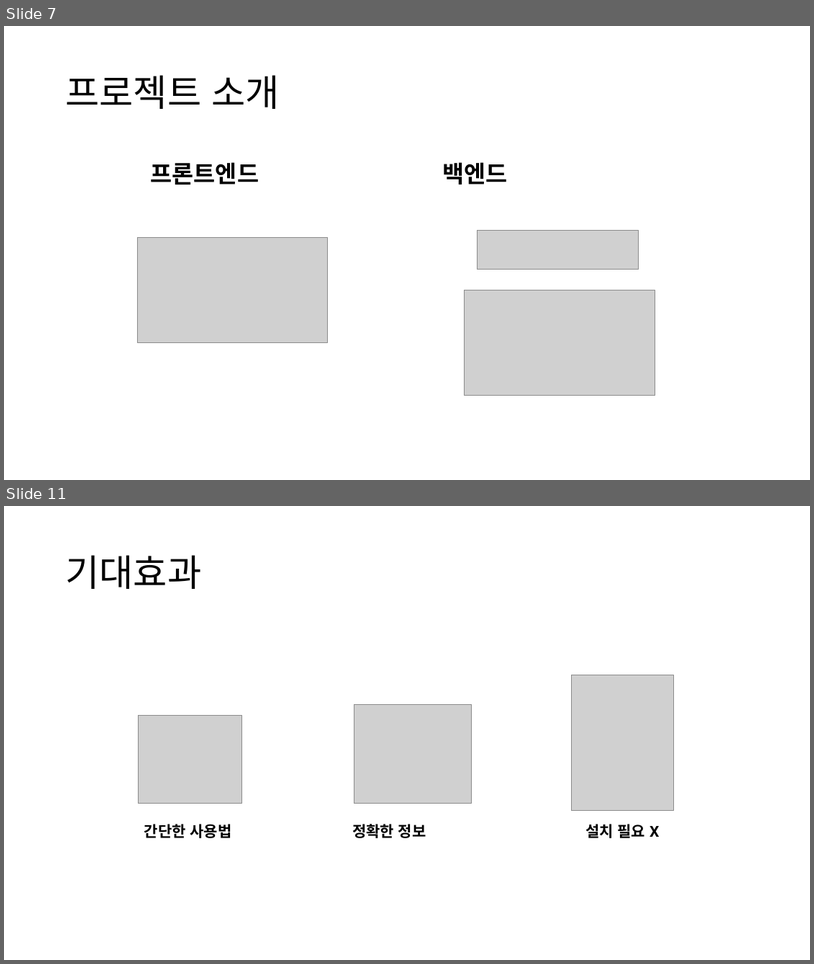
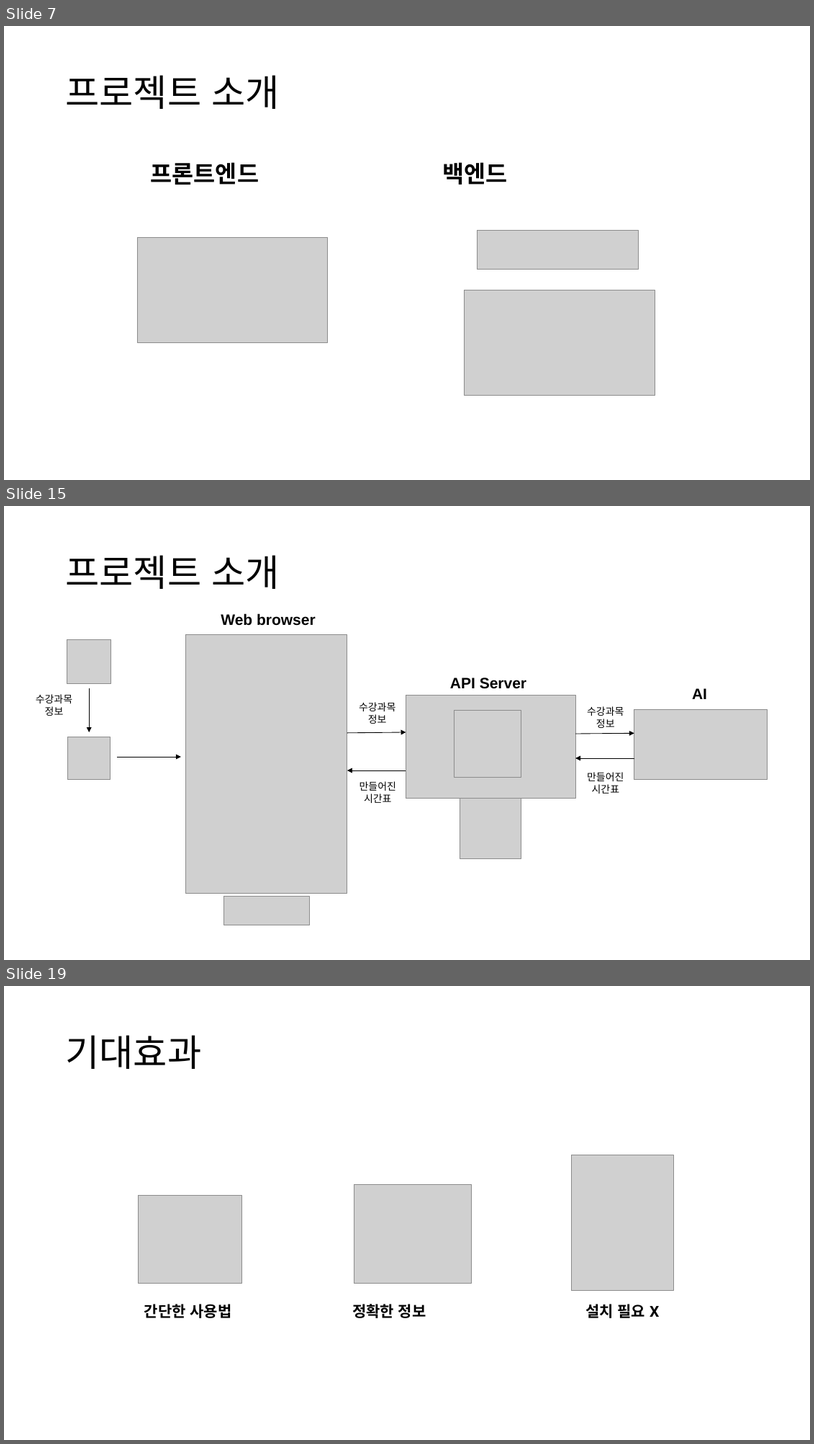
Before and after one commit to gichangee/chat-gpt-timetable, a slide deck: docs/중간발표자료.pptx. Shown one above the other, each under a label of ours: slides 7 and 11 before the commit, slides 7, 15 and 19 after it; the slides between them are not shown. The pictures are 814x964 and 814x1444 pixels, drawn with LibreOffice and Linux fonts; fonts in the diff are those of the drawing; grey boxes stand for pictures. Boxes give left, top, right and bottom in pixels: in the first picture for what was removed or moved away, otherwise in the second. Text is boxed around its words. In the diff, an @@ line names an element or a change of style, - is before the commit and + after.

```diff
--- a/docs/중간발표자료.pptx
+++ b/docs/중간발표자료.pptx
@@ slide 15 added at [4, 506, 810, 960], background #FFFFFF @@
@@ title added at [65, 555, 280, 589], 44 pt, text #000000 @@
+프로젝트 소개
@@ text added at [221, 613, 316, 626], 18 pt, text #000000, bold @@
+Web browser
@@ picture added at [186, 635, 347, 893] @@
@@ picture added at [67, 640, 111, 684] @@
@@ text added at [450, 677, 527, 689], 18 pt, text #000000, bold @@
+API Server
@@ text added at [36, 694, 72, 716], 12 pt, text #000000 @@
+수강과목
+정보
@@ arrow added from (89, 688) to (89, 732), #000000 0.75 pt @@
@@ picture added at [406, 695, 576, 798] @@
@@ text added at [692, 688, 707, 699], 18 pt, text #000000, bold @@
+AI
@@ text added at [359, 702, 396, 723], 12 pt, text #000000 @@
+수강과목
+정보
@@ picture added at [454, 710, 522, 777] @@
@@ text added at [587, 706, 624, 728], 12 pt, text #000000 @@
+수강과목
+정보
@@ picture added at [635, 710, 768, 780] @@
@@ picture added at [68, 737, 111, 780] @@
@@ arrow added from (347, 733) to (406, 732), #000000 0.75 pt @@
@@ arrow added from (576, 734) to (635, 733), #000000 0.75 pt @@
@@ arrow added from (117, 757) to (181, 757), #000000 0.75 pt @@
@@ arrow added from (635, 758) to (576, 758), #000000 0.75 pt @@
@@ arrow added from (406, 770) to (347, 770), #000000 0.75 pt @@
@@ text added at [360, 781, 396, 803], 12 pt, text #000000 @@
+만들어진
+시간표
@@ text added at [587, 772, 624, 793], 12 pt, text #000000 @@
+만들어진
+시간표
@@ picture added at [460, 798, 522, 859] @@
@@ picture added at [224, 896, 309, 924] @@
@@ what was slide 11 is now slide 19 @@
```
Also in this commit, not shown: 4 slides changed, 7 other slides added, 3 other files.
